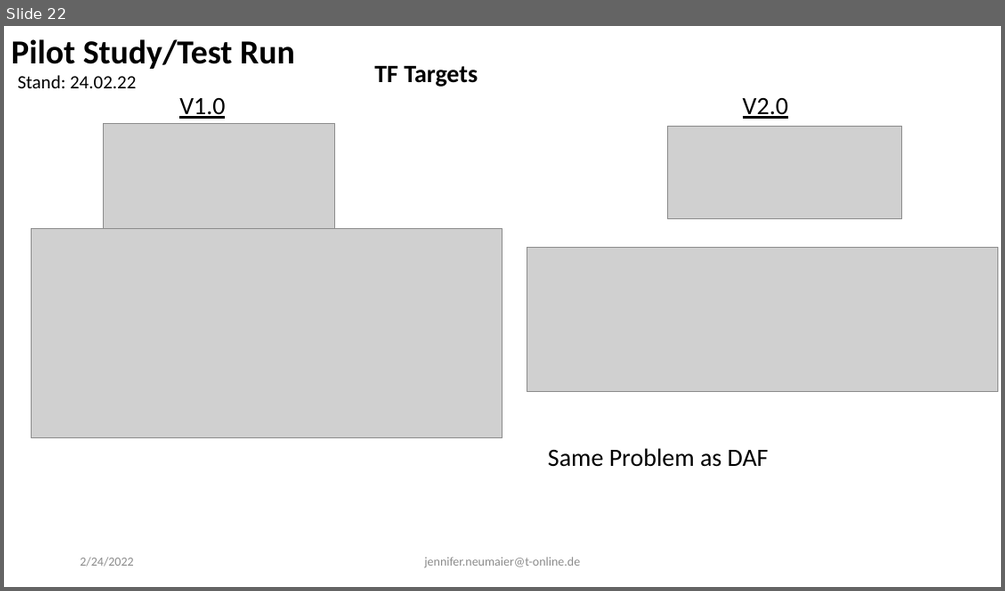
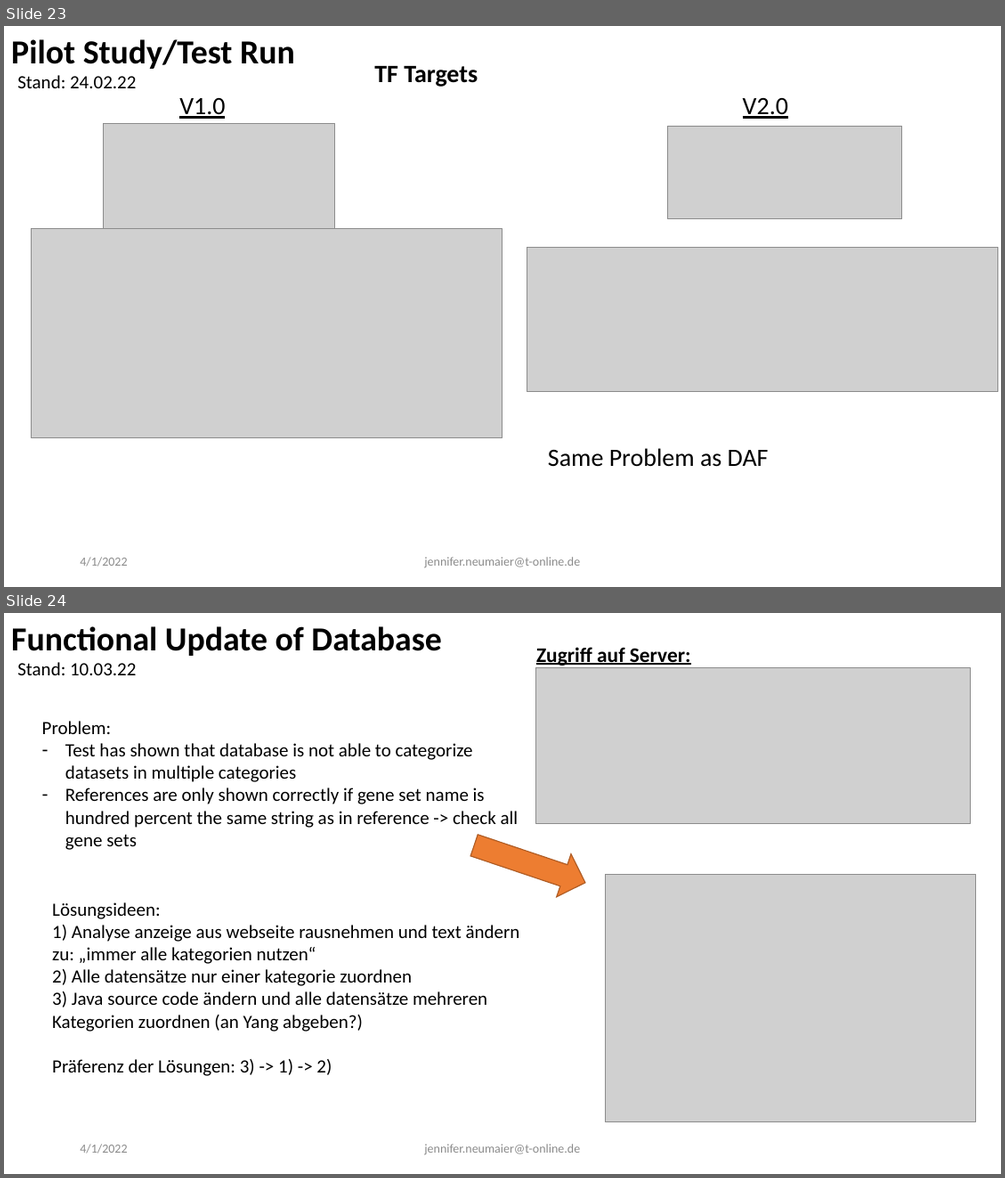
Before and after one commit to evoecogen/WormExp, a slide deck: Documentation/Project_Presentation_210922.pptx. Shown one above the other, each under a label of ours: slide 22 before the commit, slides 23 and 24 after it. The pictures are 1005x591 and 1005x1178 pixels, drawn with LibreOffice and Linux fonts; fonts in the diff are those of the drawing; grey boxes stand for pictures. Boxes give left, top, right and bottom in pixels: in the first picture for what was removed or moved away, otherwise in the second. Text is boxed around its words. In the diff, an @@ line names an element or a change of style, - is before the commit and + after.

Commit message:
added analyses to documentation

```diff
--- a/Documentation/Project_Presentation_210922.pptx
+++ b/Documentation/Project_Presentation_210922.pptx
@@ slide 24 added at (4,613,1001,1174), background #FFFFFF @@
@@ text added at (11,626,441,656), 32.4 pt, text #000000, bold @@
+Functional Update of Database
@@ text added at (17,662,136,675), 18 pt, text #000000 @@
+Stand: 10.03.22
@@ text added at (536,647,691,666), 20 pt, text #000000, bold, underline @@
+Zugriff auf Server:
@@ picture added at (535,667,971,823) @@
@@ text added at (42,721,518,850), 18 pt, text #000000 @@
+Problem:
+– Test has shown that database is not able to categorize datasets in multiple categories
+– References are only shown correctly if gene set name is hundred percent the same string as in reference -> check all gene sets
@@ down arrow added at (467,824,592,904), fill #ED7D31, outline #AF5C24 1 pt @@
@@ picture added at (606,875,976,1122) @@
@@ text added at (52,902,520,1076), 18 pt, text #000000 @@
+Lösungsideen:
+1) Analyse anzeige aus webseite rausnehmen und text ändern zu: „immer alle kategorien nutzen“
+2) Alle datensätze nur einer kategorie zuordnen
+3) Java source code ändern und alle datensätze mehreren Kategorien zuordnen (an Yang abgeben?)
+Präferenz der Lösungen: 3) -> 1) -> 2)
@@ text added at (80,1143,127,1153), 12 pt, text #8C8C8C @@
+4/1/2022
@@ text added at (424,1143,580,1155), 12 pt, text #8C8C8C @@
+jennifer.neumaier@t-online.de
@@ what was slide 22 is now slide 23 @@
@@ slide 23 changed as well @@
@@ text at (80,556,127,566): text changed @@
-2/24/2022
+4/1/2022
```
Also in this commit, not shown: 30 other slides changed, 15 other slides added, 5 other files.
